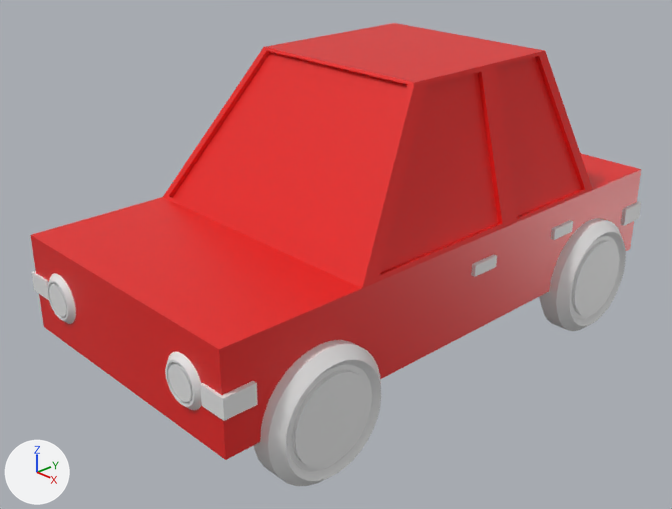
One commit to the Blender file Car1.blend: the scene before it, then after it.
Camera for both pictures: a camera (50 mm lens) standing at (6.5, -6.51, 3.99) and looking at (-0.04, -0.35, -0.04). The lights are fixed; the arrows at lower left show +X, +Y and +Z.

The first picture shows 'Cube', '円', '円.001', '円.002', '立方体', '立方体.001', '立方体.002'.
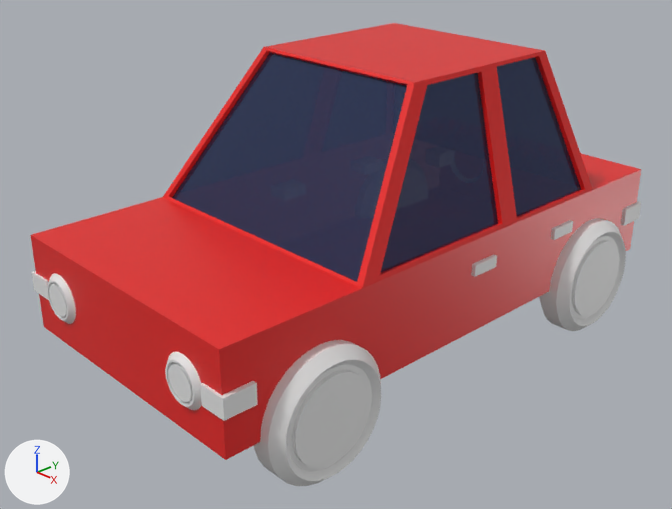
Commit message: 車モデリング中

Patch to the scene script:
```diff
--- a/Car1.blend.py
+++ b/Car1.blend.py
@@ mat_マテリアル @@
+mat_マテリアル = principled_material('マテリアル')
+mat_マテリアル.base_color = (0.0416, 0.0618, 0.152)  # dark blue #39466d
+mat_マテリアル.metallic = 0.7
+mat_マテリアル.roughness = 0.0
+mat_マテリアル.alpha = 0.9
@@ me_cube @@
 me_cube.from_pydata(...)  # 102 vertices, 100 faces; spans x -1.0..1.0, y -1.0..1.0, z -1.0..4.0
 # used by ob_cube; location = (0.0, 0.0, 0.0); scale = (1.5, 3.0, 0.5)
+# me_cube part 1: all 2 faces centred in x 0.82, y -0.05..0.39, z 2.47 switch from mat_material (red #e71f1c) to mat_マテリアル (dark blue #3a466d)
+# me_cube part 2: the 1 face centred in x 0.0, y -0.31, z 2.44 switches from mat_material (red #e71f1c) to mat_マテリアル (dark blue #3a466d)
```

Boxes [x1, y1, x2, y2] around the edits, measured in the pictures (672 x 509 px):
part 1 of me_cube, recoloured (red to blue): [381, 57, 581, 272] in both
part 2 of me_cube, recoloured (red to blue): [172, 53, 407, 282] in both
